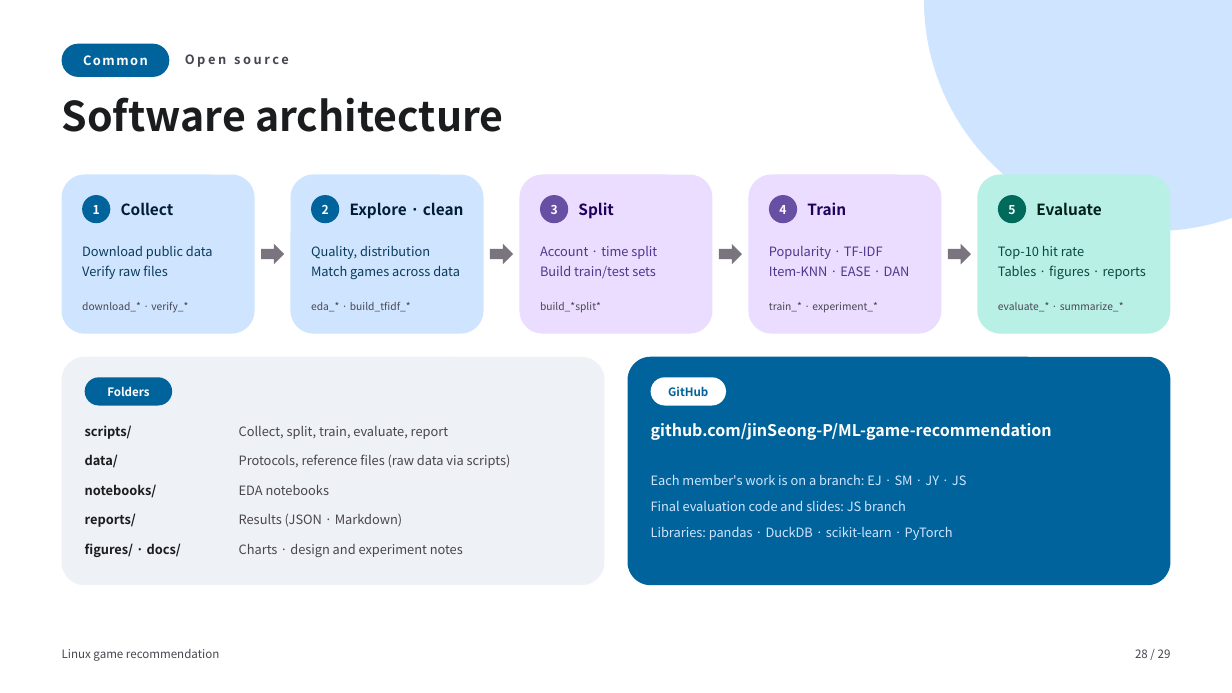
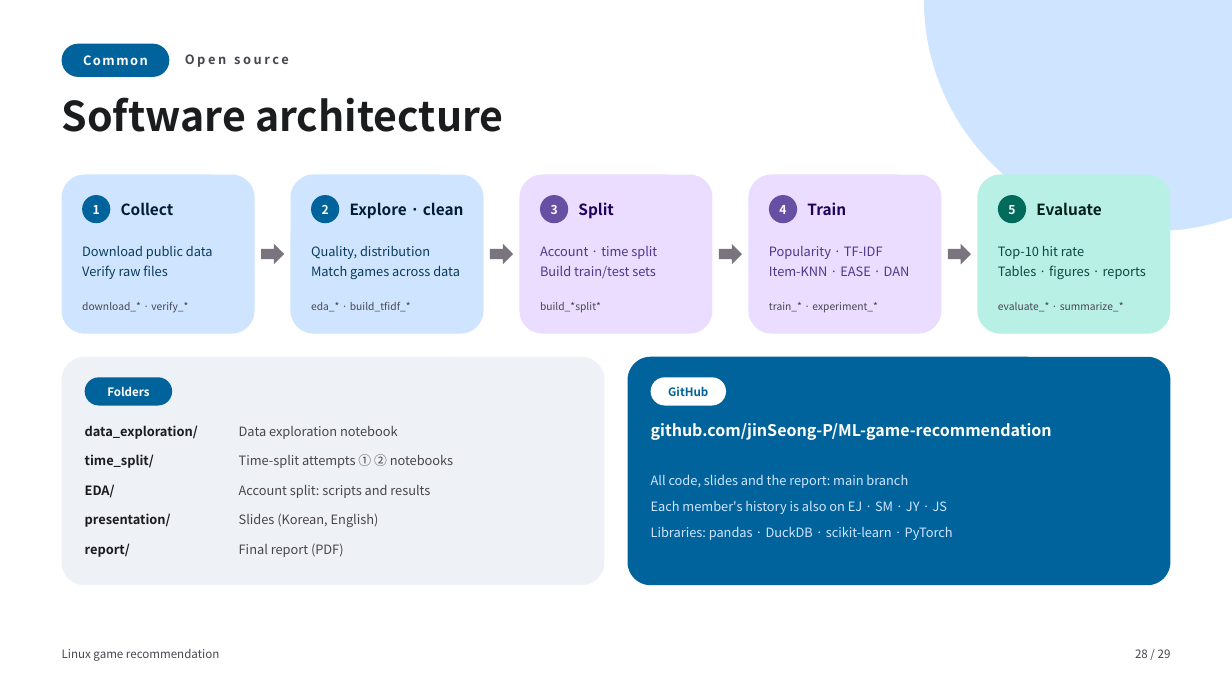
Before and after one commit to jinSeong-P/ML-game-recommendation, a slide deck: slide 28 of presentation/ML-game-recommendation-final-en.pptx. Drawn at 1232x693 pixels with LibreOffice and Linux fonts; fonts in the diff are those of the drawing. Boxes give left, top, right and bottom in pixels: in the first picture for what was removed or moved away, otherwise in the second. Text is boxed around its words. In the diff, an @@ line names an element or a change of style, - is before the commit and + after.

```diff
--- a/presentation/ML-game-recommendation-final-en.pptx
+++ b/presentation/ML-game-recommendation-final-en.pptx
@@ text at [85,425,198,439]: text changed @@
-data/
+data_exploration/
@@ text removed at [85,425,132,439] @@
-scripts/
@@ text at [239,426,398,439]: text changed @@
-Collect, split, train, evaluate, report
+Data exploration notebook
@@ text added at [85,454,154,468], 10 pt, text #1A1C1E, bold @@
+time_split/
@@ text at [239,454,453,468]: text changed @@
-Protocols, reference files (raw data via scripts)
+Time-split attempts ① ② notebooks
@@ text at [651,474,947,514]: text changed @@
-Each member's work is on a branch: EJ · SM · JY · JS
-Final evaluation code and slides: JS branch
+All code, slides and the report: main branch
+Each member's history is also on EJ · SM · JY · JS
@@ text at [85,484,115,498]: text changed @@
-notebooks/
+EDA/
@@ text at [239,485,430,498]: text changed @@
-EDA notebooks
+Account split: scripts and results
@@ text at [85,513,171,527]: text changed @@
-reports/
+presentation/
@@ text at [239,513,379,527]: text changed @@
-Results (JSON · Markdown)
+Slides (Korean, English)
@@ text at [85,543,130,557]: text changed @@
-figures/ · docs/
+report/
@@ text at [239,543,344,557]: text changed @@
-Charts · design and experiment notes
+Final report (PDF)
```
Also in this commit, not shown: 1 other file.
